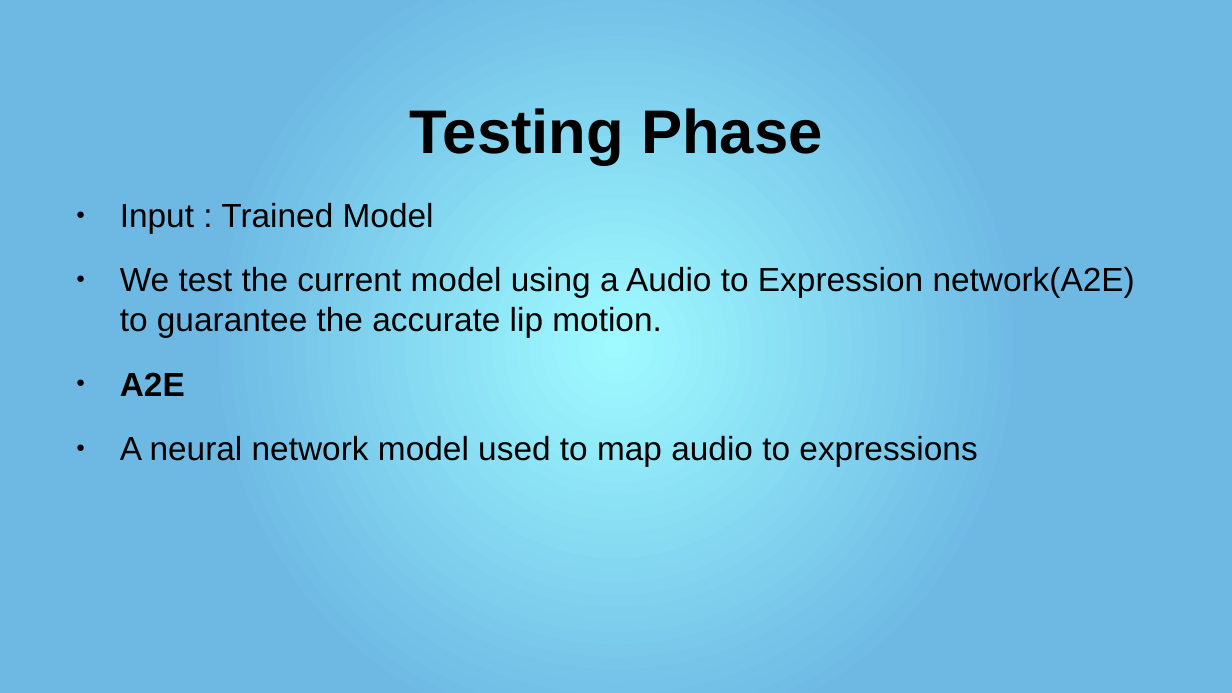
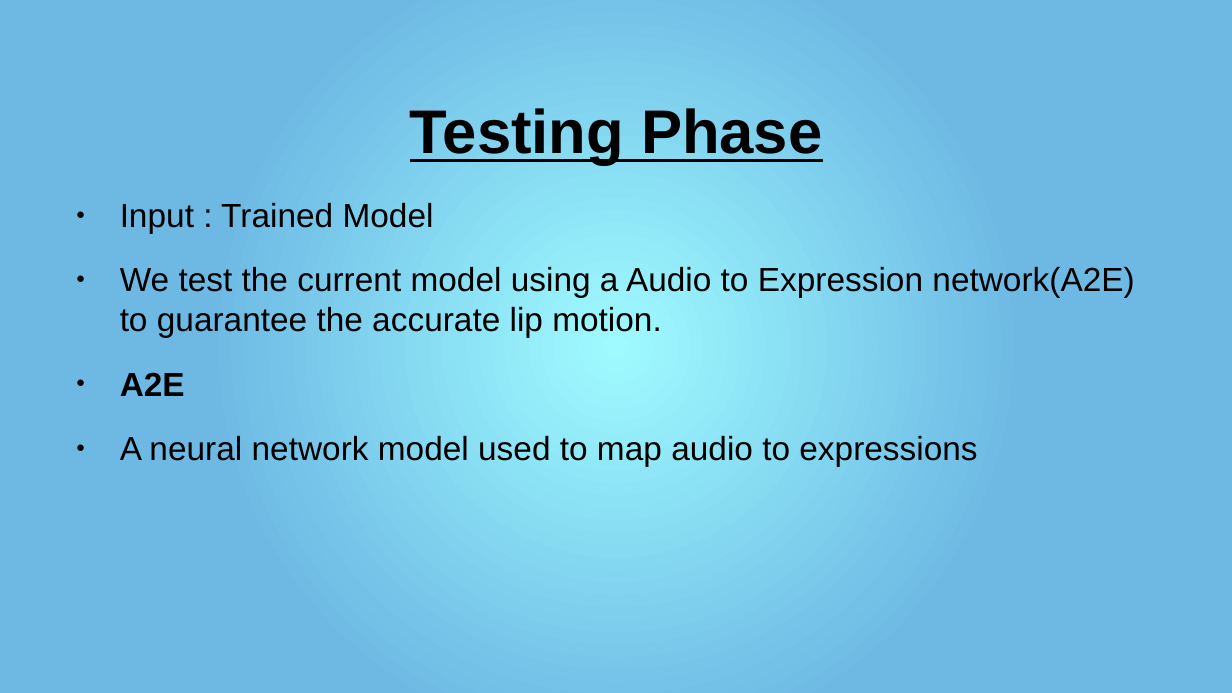
Before and after one commit to mr-speedster/seminar-presentation, a slide deck: slide 21 of Presentation.pptx (slide 20 before the commit). Drawn at 1232x693 pixels with LibreOffice and Linux fonts; fonts in the diff are those of the drawing. Boxes give left, top, right and bottom in pixels: in the first picture for what was removed or moved away, otherwise in the second. Text is boxed around its words. In the diff, an @@ line names an element or a change of style, - is before the commit and + after.

```diff
--- a/Presentation.pptx
+++ b/Presentation.pptx
@@ text "Testing Phase" at [410,108,822,165]: underline on @@
```
Also in this commit, not shown: 7 other slides changed, 9 slides added, 4 slides removed, 4 other files.
